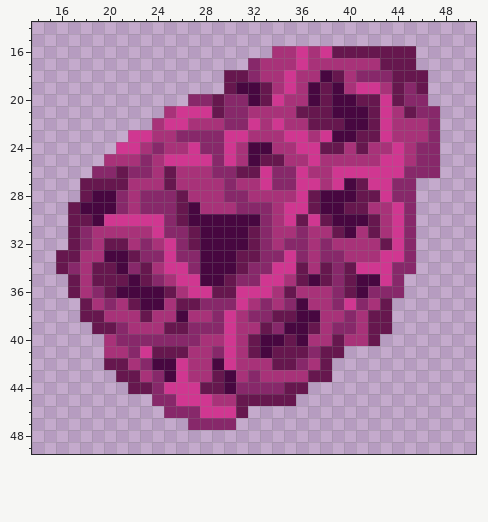
File history of a pixel-art sprite, asteroids/asteroide2.png. That is the earlier state.
The file is 64x64 pixels. Shown: x 14..50, y 14..49.
Now the later version:
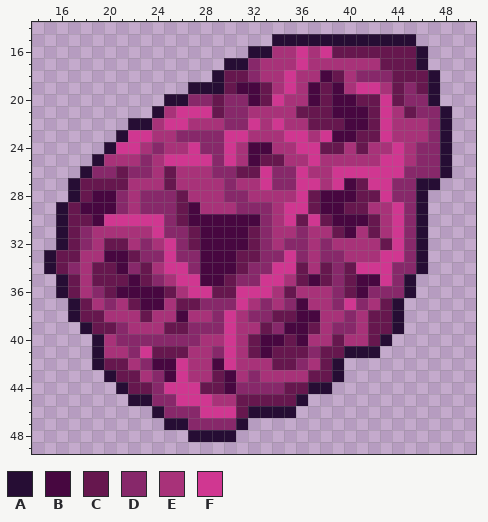
Palette (. is transparent): A #260d34  B #470740  C #66174e  D #87286a  E #a83279  F #d03791
Change:
Colour A is added in row 15 at x 34 to 45; in row 16 at x 32 to 33 and 46; in row 17 at x 30 to 31 and 46; in row 18 at x 29 and 47; in row 19 at x 27 to 29 and 47; in row 20 at x 25 to 26 and 47.
Colour A is added in row 21 at x 24 and 48; in row 22 at x 22 to 23 and 48; in row 23 at x 21 and 48; in row 24 at x 20 and 48; in row 25 at x 19 and 48; in row 26 at x 18 and 48.
Colour A is added in row 27 at x 17 and 46 to 47; in row 28 at x 17 and 46; in rows 29 to 32 at x 16 and 46; in rows 33 to 34 at x 15 and 46; in rows 35 to 36 at x 16 and 45; in rows 37 to 38 at x 17 and 44.
Colour A is added in row 39 at x 18 and 44; in row 40 at x 19 and 43; in row 41 at x 19 and 40 to 42; in row 42 at x 19 and 39; in row 43 at x 20 and 39; in row 44 at x 21 and 37 to 38.
Colour A is added in row 45 at x 22 to 23 and 36; in row 46 at x 24 and 32 to 35; in row 47 at x 25 to 26 and 31; in row 48 at x 27 to 30.
Changed places in both pictures, as pixel boxes (x1, y1, x2, y2):
added: (44, 34, 452, 442)
